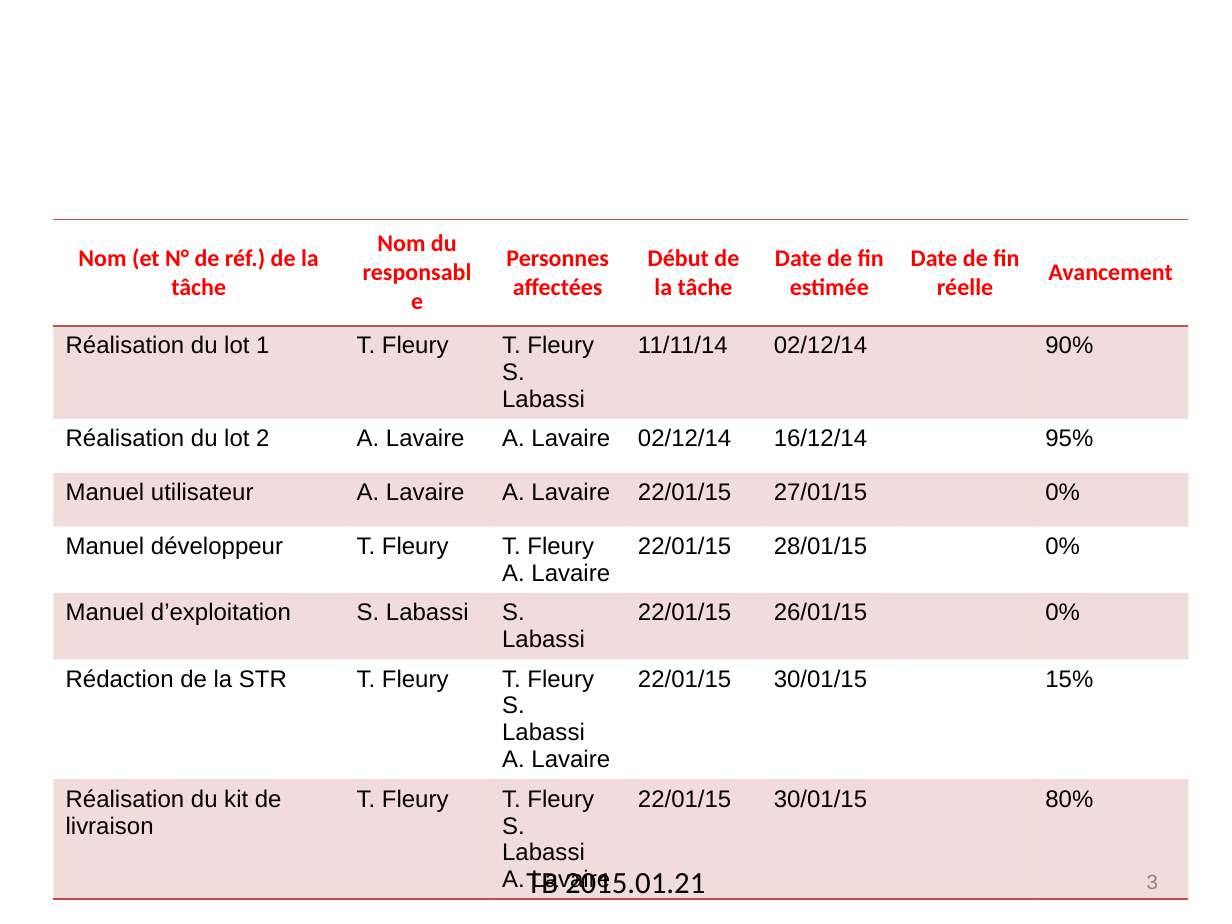
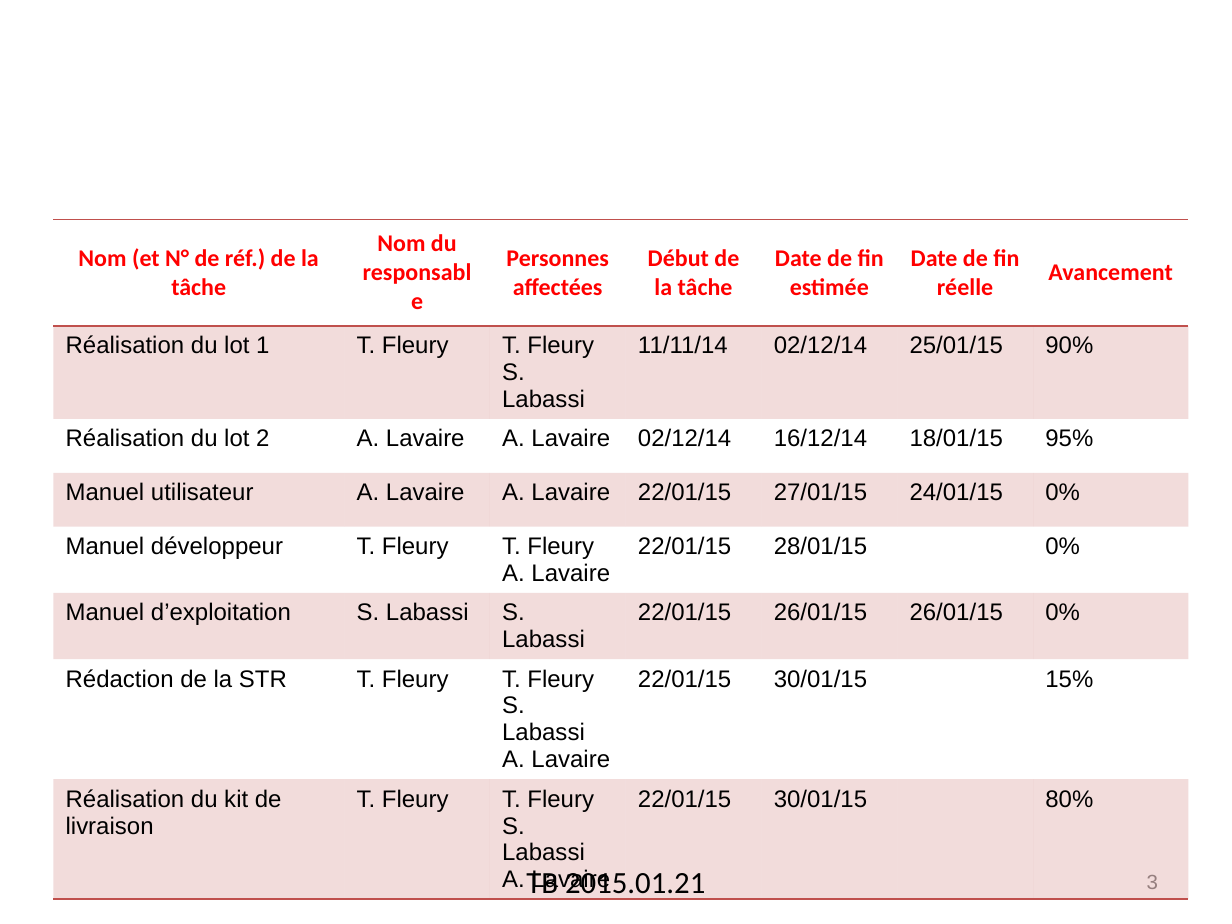
Before and after one commit to elecharny/pi-injector, a slide deck: slide 3 of Documents/TB 2015.01.21.pptx. Drawn at 1232x924 pixels with LibreOffice and Linux fonts; fonts in the diff are those of the drawing; background and template pictures are left out. Boxes give left, top, right and bottom in pixels: in the first picture for what was removed or moved away, otherwise in the second. Text is boxed around its words. In the diff, an @@ line names an element or a change of style, - is before the commit and + after.

```diff
--- a/Documents/TB 2015.01.21.pptx
+++ b/Documents/TB 2015.01.21.pptx
@@ table at [53,219,1186,897] @@
-row 2, column 6: 
+row 2, column 6: 25/01/15
-row 3, column 6: 
+row 3, column 6: 18/01/15
-row 4, column 6: 
+row 4, column 6: 24/01/15
-row 6, column 6: 
+row 6, column 6: 26/01/15
```
Also in this commit, not shown: 30 other files.
